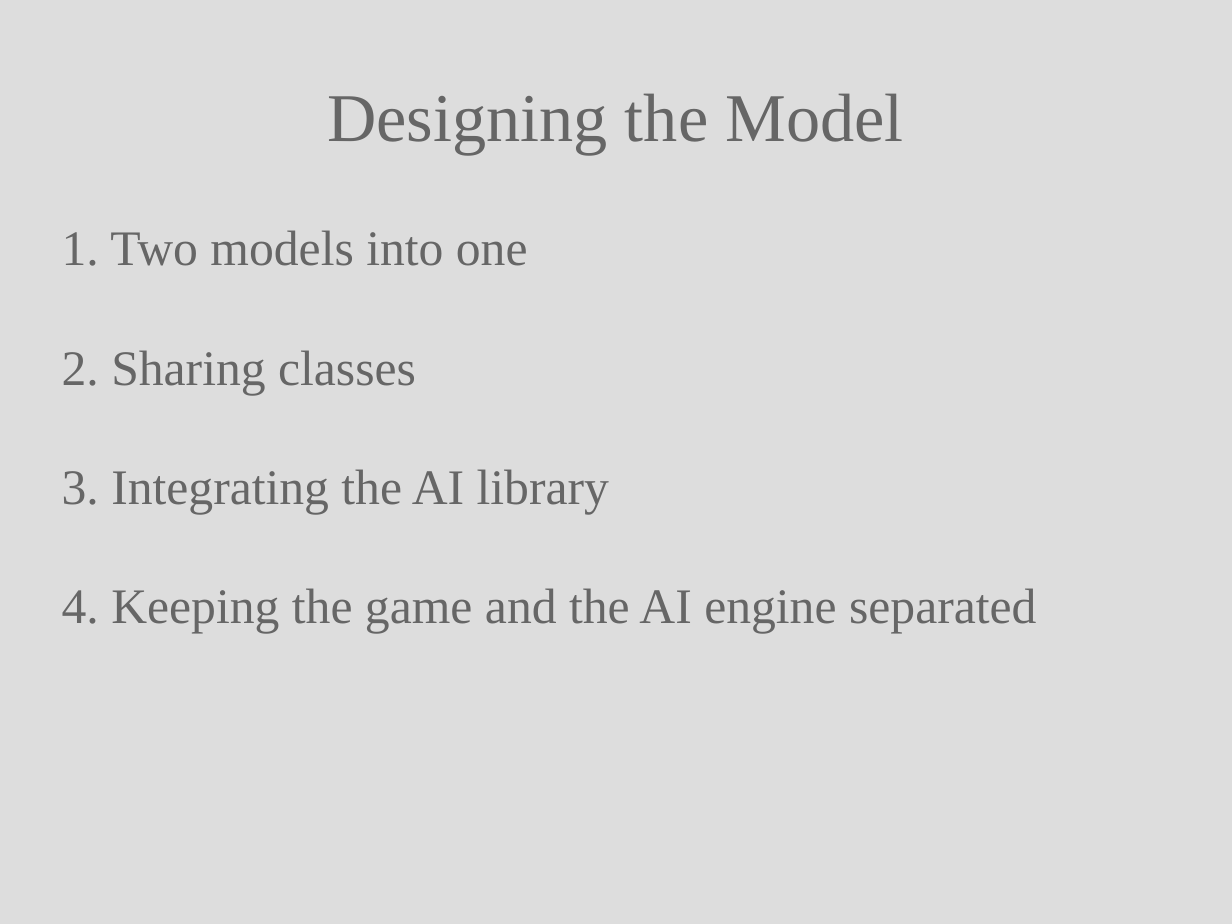
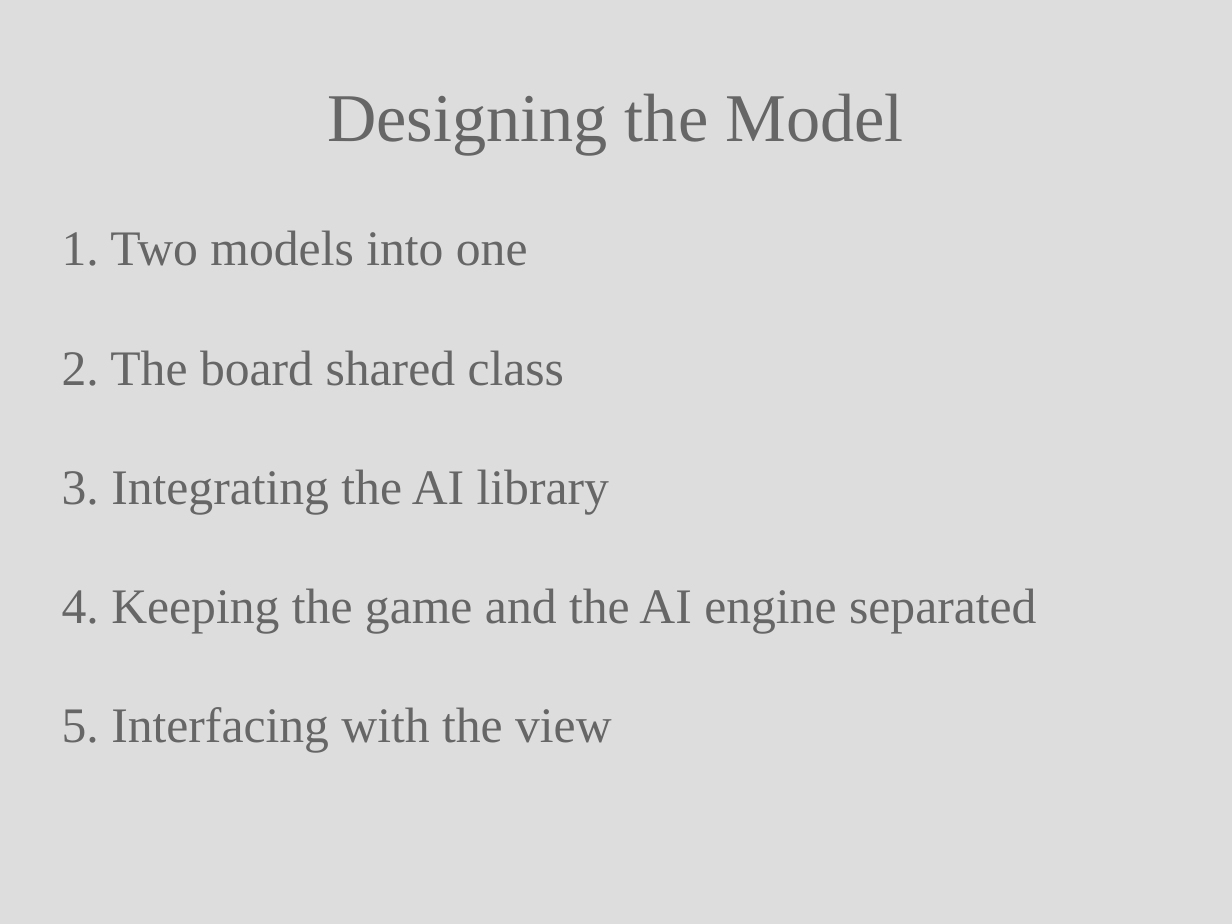
Before and after one commit to Noired/DOSE-Jan-8th-presentation, a slide deck: slide 7 of Slides/Keypoints.odp. Drawn at 1232x924 pixels with LibreOffice and Linux fonts; fonts in the diff are those of the drawing. Boxes give left, top, right and bottom in pixels: in the first picture for what was removed or moved away, otherwise in the second. Text is boxed around its words. In the diff, an @@ line names an element or a change of style, - is before the commit and + after.

Commit message:
Designing the model.

```diff
--- a/Slides/Keypoints.odp
+++ b/Slides/Keypoints.odp
@@ subtitle at <box>62,350,564,386</box>: text changed @@
-2. Sharing classes
+2. The board shared class
@@ subtitle at <box>62,707,611,753</box>: paragraph added @@
+5. Interfacing with the view
```
Also in this commit, not shown: 3 slides added, 2 slides removed, 6 other files.
